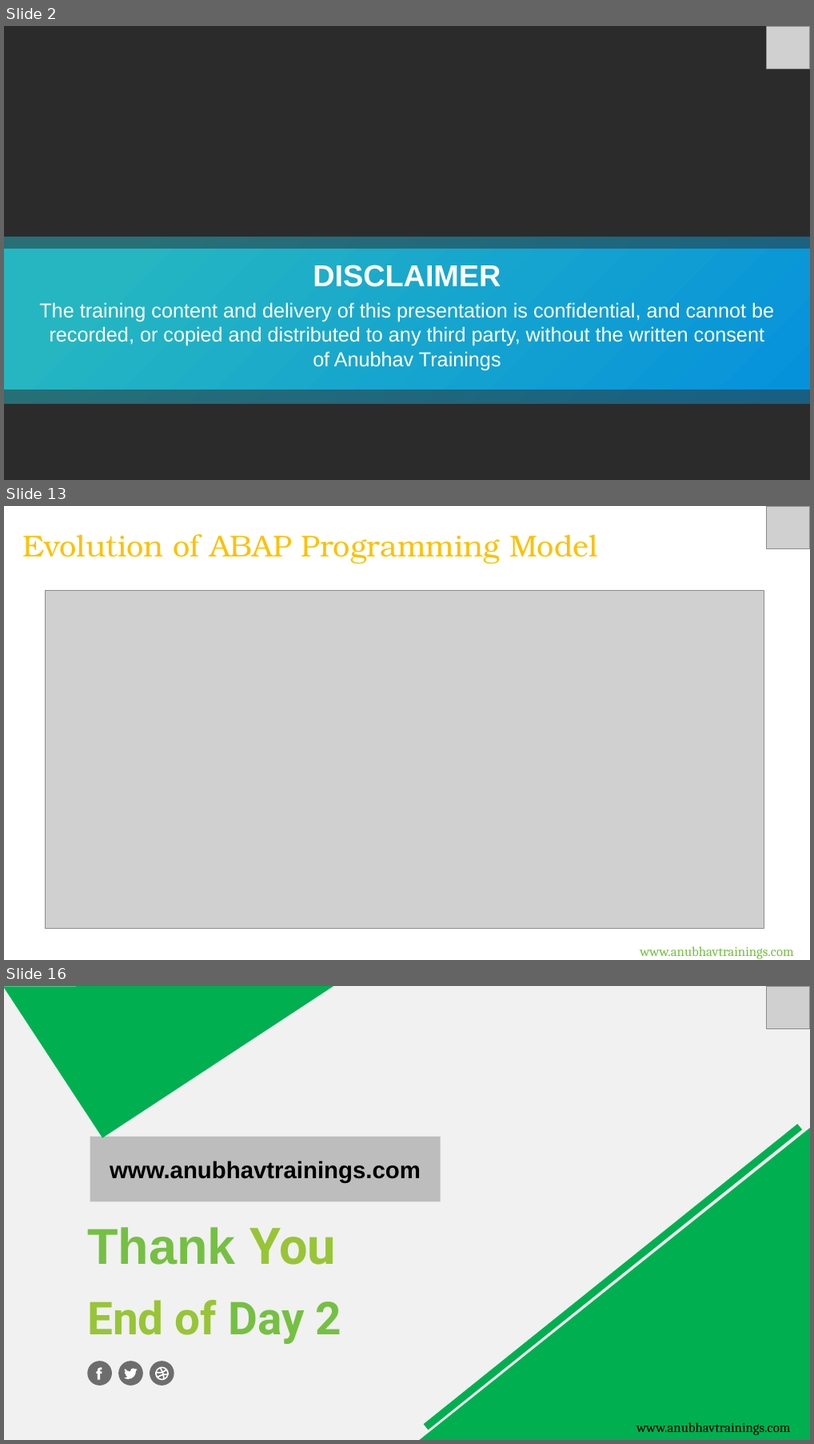
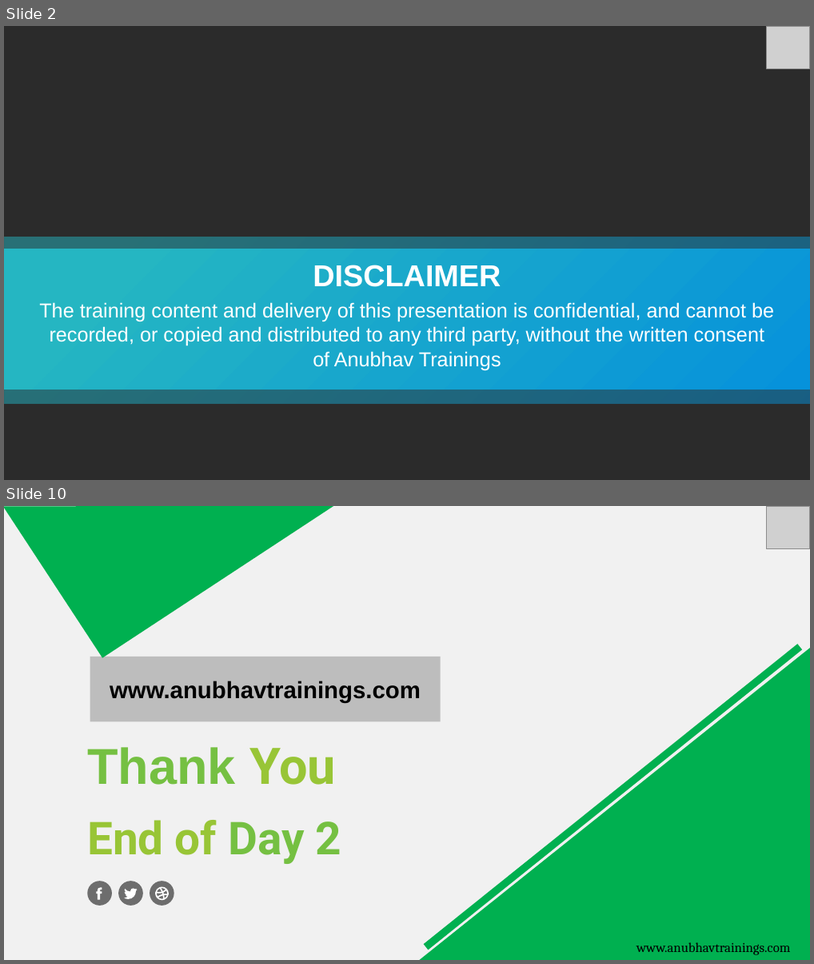
Before and after one commit to soyuztechnologies/CDS_AMDP_RAP_Training_60H, a slide deck: Day 3/DAY-3.pptx. Shown one above the other, each under a label of ours: slides 2, 13 and 16 before the commit, slides 2 and 10 after it; the slides between them are not shown. The pictures are 814x1444 and 814x964 pixels, drawn with LibreOffice and Linux fonts; fonts in the diff are those of the drawing; grey boxes stand for pictures; background and template pictures are left out; a plain dark background stands for a picture behind light text. Boxes give left, top, right and bottom in pixels: in the first picture for what was removed or moved away, otherwise in the second. Text is boxed around its words. In the diff, an @@ line names an element or a change of style, - is before the commit and + after.

```diff
--- a/Day 3/DAY-3.pptx
+++ b/Day 3/DAY-3.pptx
@@ slide 13 removed at [4,506,810,960], background #FFFFFF @@
@@ picture removed at [767,506,810,549] @@
@@ title removed at [22,534,598,564] @@
-Evolution of ABAP Programming Model
@@ picture removed at [45,590,765,928] @@
@@ text removed at [640,946,794,959] @@
-www.anubhavtrainings.com
@@ what was slide 16 is now slide 10 @@
```
Also in this commit, not shown: 4 slides changed, 2 slides added, 7 other slides removed, 4 other files.
